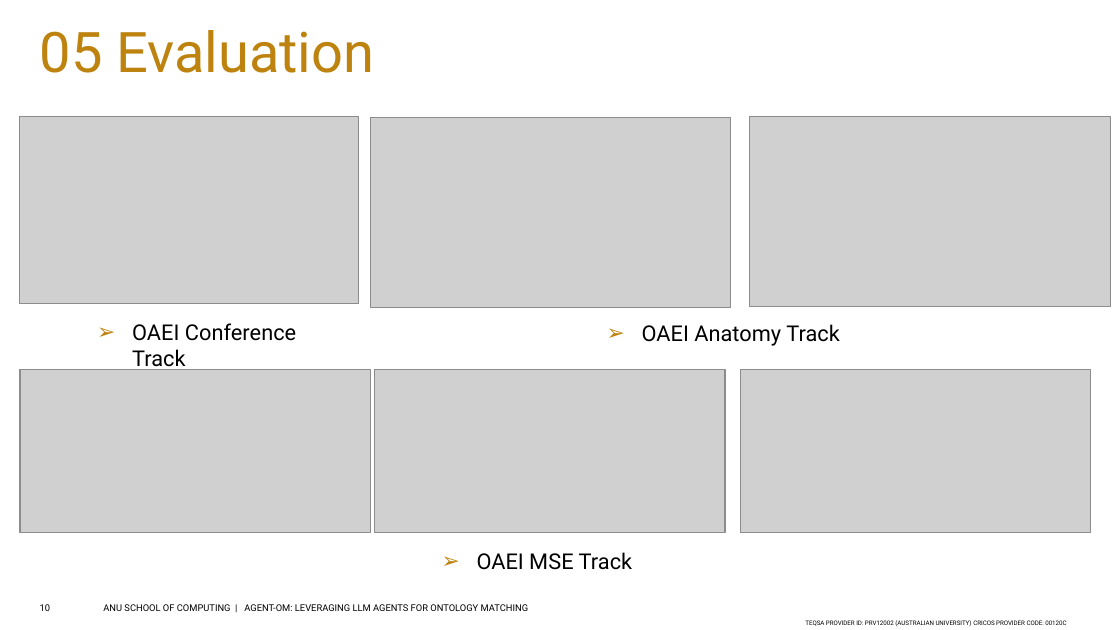
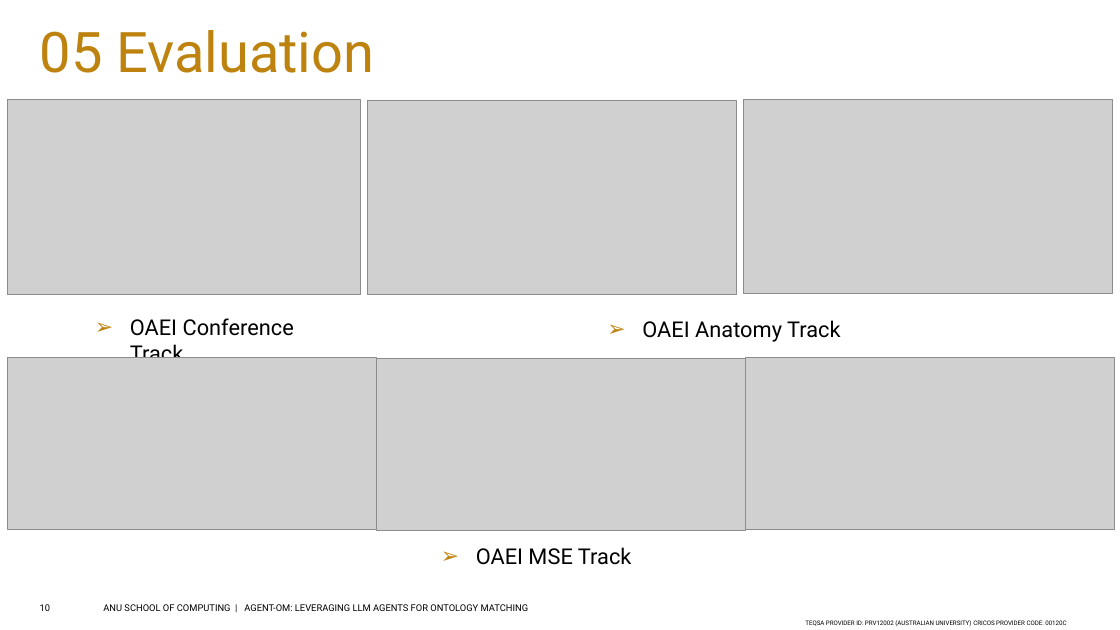
Before and after one commit to qzc438/ontology-llm, a slide deck: slide 10 of slide_presentation/VLDB-2025-Presentation.pptx. Drawn at 1120x630 pixels with LibreOffice and Linux fonts; fonts in the diff are those of the drawing; grey boxes stand for pictures; background and template pictures are left out. Boxes give left, top, right and bottom in pixels: in the first picture for what was removed or moved away, otherwise in the second. Text is boxed around its words. In the diff, an @@ line names an element or a change of style, - is before the commit and + after.

```diff
--- a/slide_presentation/VLDB-2025-Presentation.pptx
+++ b/slide_presentation/VLDB-2025-Presentation.pptx
@@ picture: place and size @@
-picture at (20,116,360,304)
+picture at (8,100,361,295)
@@ picture: place and size @@
-picture at (371,118,731,307)
+picture at (367,101,736,295)
@@ picture: place and size @@
-picture at (749,116,1110,306)
+picture at (744,100,1112,293)
@@ 3 texts: place and size @@
-3 texts at (132,323,839,570)
+3 texts at (130,318,840,565)
@@ picture: place and size @@
-picture at (20,370,371,533)
+picture at (8,357,376,530)
@@ picture: place and size @@
-picture at (375,370,726,533)
+picture at (376,358,745,531)
@@ picture: place and size @@
-picture at (740,370,1091,533)
+picture at (746,357,1114,530)
```
Also in this commit, not shown: 5 other slides changed, 2 other files.
